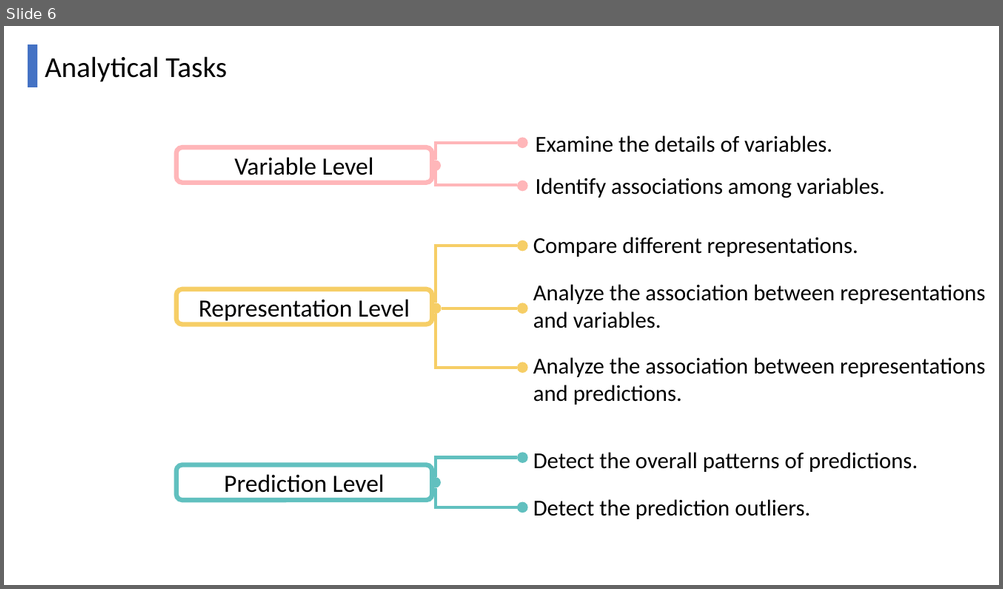
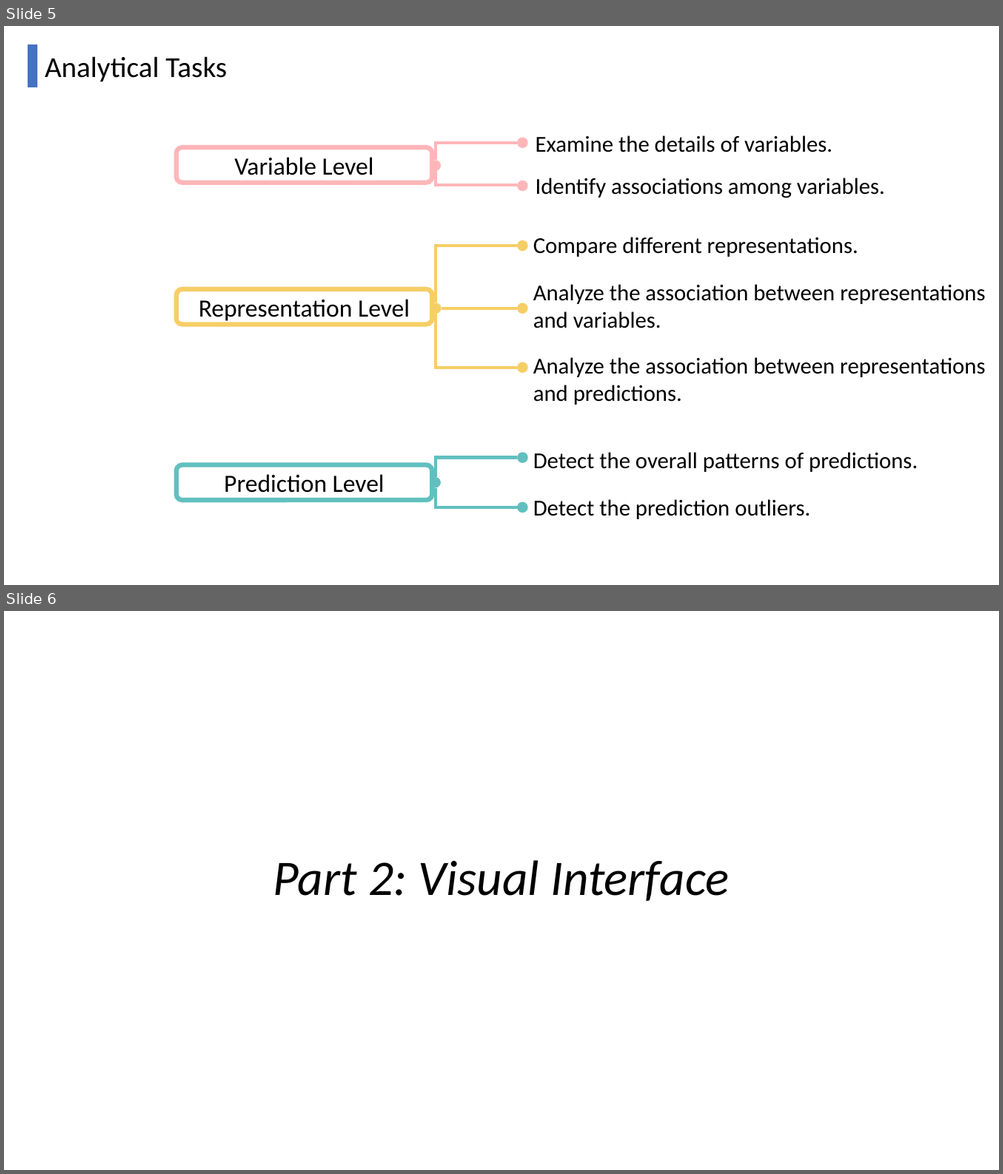
Before and after one commit to CatherineHao/Steerable-time-series-forecast, a slide deck: script(1).pptx. Shown one above the other, each under a label of ours: slide 6 before the commit, slides 5 and 6 after it. The pictures are 1003x589 and 1003x1174 pixels, drawn with LibreOffice and Linux fonts; fonts in the diff are those of the drawing. Boxes give left, top, right and bottom in pixels: in the first picture for what was removed or moved away, otherwise in the second. Text is boxed around its words. In the diff, an @@ line names an element or a change of style, - is before the commit and + after.

```diff
--- a/script(1).pptx
+++ b/script(1).pptx
@@ slide 6 added at <box>4,611,999,1170</box>, background #FFFFFF @@
@@ title added at <box>273,860,728,901</box>, 48 pt, text #000000, italic @@
+Part 2: Visual Interface
@@ what was slide 6 is now slide 5 @@
```
Also in this commit, not shown: 2 slides changed, 3 other slides added, 2 slides removed, 3 other files.
